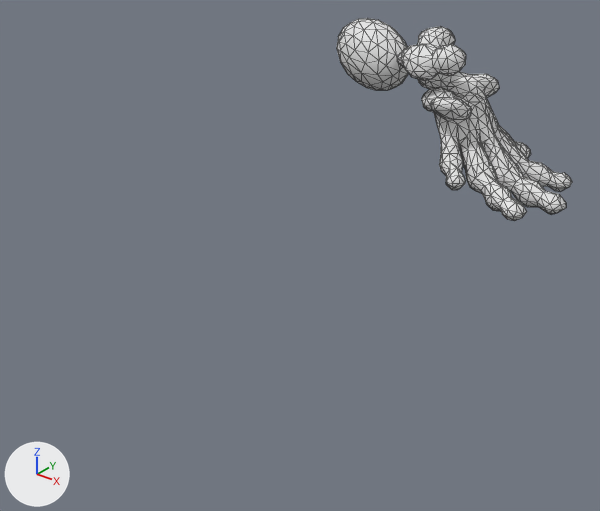
Two versions of the FBX model blender/out/Mammouth/export/Os_Pied_Mammouth.fbx, one commit apart.
Before and after are seen from a 50 mm camera at (3.63, -6.76, 2.15) aimed at (0.14, -2.39, -0.56). The axes (+X, +Y, +Z) are drawn at lower left. The lights are the same throughout. The older version comes first. Mesh edges are drawn as thin lines.

Objects in the first picture: 'Os_Pied_Mammouth_01'.
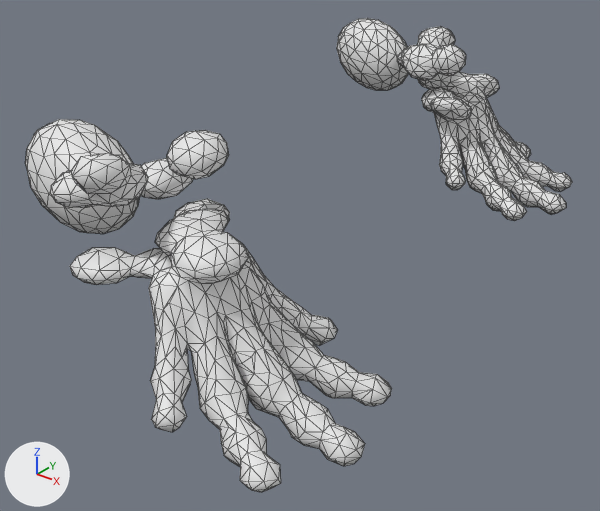
The newer file is also turned or shifted as a whole; pictures and numbers use the older file's frame.

Edits to the bpy script that builds the scene:
```text
Change me_os_pied_mammouth_01:
    used by ob_os_pied_mammouth_01; location = (0.0, 0.0, 0.0)
    remove me_os_pied_mammouth_01.from_pydata(...)  # 1002 vertices, 2000 faces; spans x -1.23..1.23, y -0.7..0.7, z -0.74..0.74
    add me_os_pied_mammouth_01.from_pydata(...)  # 1998 vertices, 4000 faces; spans x -1.23..1.75, y -4.58..0.7, z -0.74..0.77
    me_os_pied_mammouth_01 part 1: a new loose piece of 713 vertices spanning x 0.05..1.75, y -4.58..-3.17, z -0.74..0.35, in mat_museum_bone___warm_ivory (white #e7e7e7)
    me_os_pied_mammouth_01 part 2: a new loose piece of 240 vertices spanning x -0.71..0.43, y -4.39..-3.44, z 0.07..0.76, in mat_museum_bone___warm_ivory (white #e7e7e7)
    me_os_pied_mammouth_01 part 3: a new loose piece of 43 vertices spanning x 0.25..0.62, y -3.84..-3.5, z 0.52..0.77, in mat_museum_bone___warm_ivory (white #e7e7e7)
```

Where the change shows, as pixel boxes (x1, y1, x2, y2) in the pictures (600 x 511 px):
'Os_Pied_Mammouth_01', reshaped (132% wider, 133% taller)
    before: (337, 18, 572, 221)
    after: (25, 18, 572, 492)
part 1 of me_os_pied_mammouth_01, added
    after: (70, 199, 392, 492)
part 2 of me_os_pied_mammouth_01, added
    after: (25, 119, 193, 234)
part 3 of me_os_pied_mammouth_01, added
    after: (167, 130, 229, 179)
